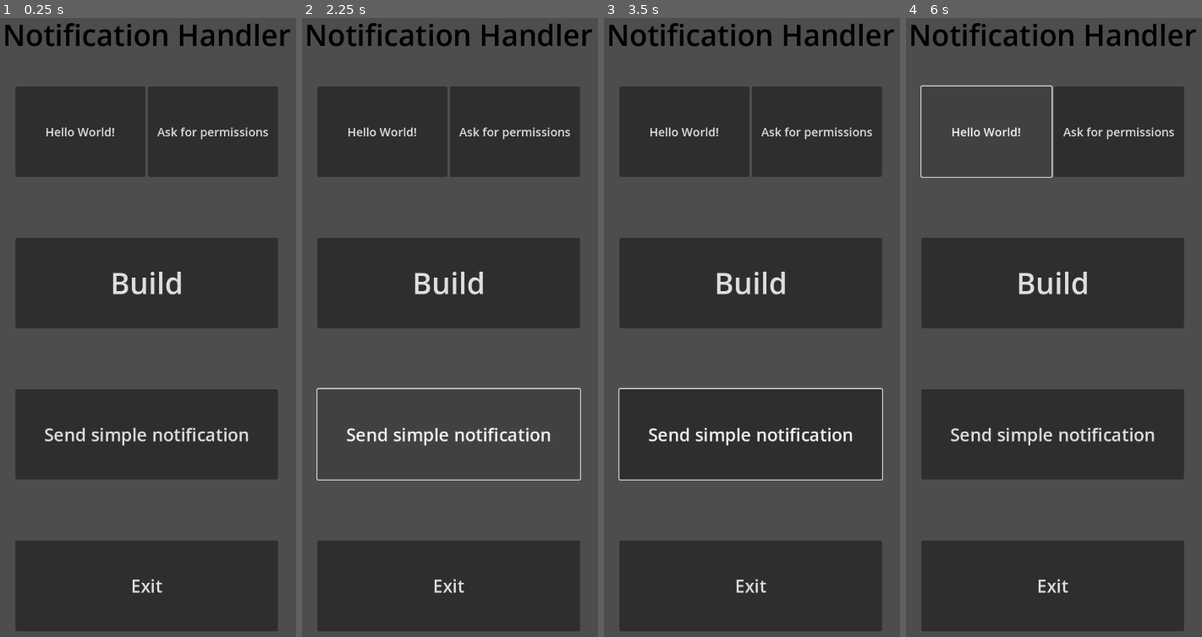
Above: before the commit, frames 1-4 (left to right).
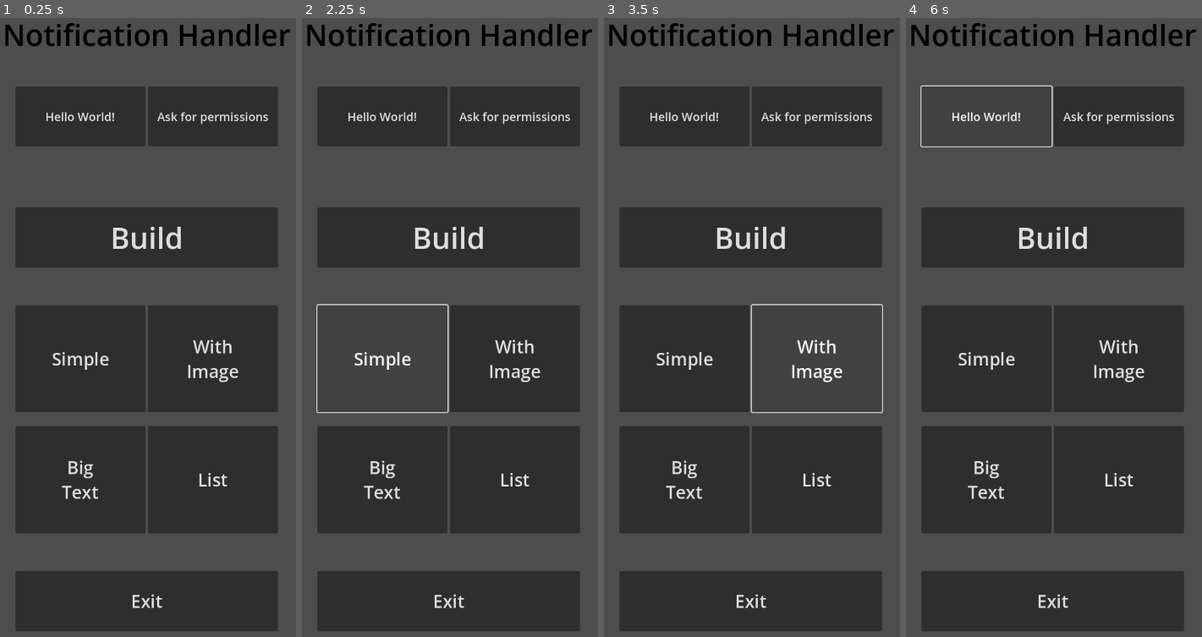
Above: after the commit, the same moments.

Repository: marcosdima/NotificationHandler
Game: Godot game, scene res://main.tscn
Two runs of this game, one before a commit and one after it. Both use one fixed random seed, a clock stepped at 60 frames per second and the inputs below.
Inputs (mouse positions are in pixels of both pictures, inside the frame that each line leads up to):
- Up to frame 1 (0.25 s): no input
- Up to frame 2 (2.25 s): click "Hello World!" at 0.5 s; click "Ask for permissions" at 1.25 s; click "Send simple notification" (after the commit: "Simple") at 2 s
- Up to frame 3 (3.5 s): click (817, 358) at 2.75 s, where only the run after the commit has a clickable "With Image"
- Up to frame 4 (6 s): click (985, 482) at 3.5 s, where only the run after the commit has a clickable "Big Text"; click (1119, 482) at 4.25 s, where only the run after the commit has a clickable "List"; click "Build" at 5 s; click "Hello World!" at 5.75 s

The runs differ from the first frame. In frame 1, 38% of the frame differs, in the area x 5-94%, y 15-96%; in frame 2, 33%; in frame 3, 35%; in frame 4, 36%.

Commit message:
rework: Notification - NotificationData is just a Data class

Diff:
--- a/plugin/demo/main.gd
+++ b/plugin/demo/main.gd
@@ -1,11 +1,17 @@
 extends Control
+
+const BASE = {
+	 "title": "Hello",
+	 "content": "This is a test notification",
+	 "smallIcon": "small_icon.png",
+}
 
 @export var icon: Texture2D
 @onready var scroll: ScrollContainer = $ScrollContainer
 
 var _plugin_name = "NotificationHandler"
 var _channel_id = "news_channel"
-var _small_icon = "small_icon.png"
+var _small_icon = BASE["smallIcon"]
 var _android_plugin
 
 func _ready():
@@ -39,6 +45,11 @@
 		_android_plugin.echo("Hello World!")
 
 
+func _on_permissions_pressed() -> void:
+	if _android_plugin:
+		_android_plugin.requestPostNotificationsPermissions()
+
+
 func _on_build_pressed() -> void:
 	if _android_plugin:
 		var channel_data = {
@@ -53,20 +64,38 @@
 
 func _on_simple_pressed() -> void:
 	if _android_plugin:
-		var title = "Hello"
-		var content = "This is a test notification"
-		var res = _android_plugin.triggerNotification(
-			_channel_id,
-			title,
-			content,
-			_small_icon
-		)
-		print("Result: ", res)
+		var data = JSON.stringify(BASE)
+		var res = _android_plugin.triggerNotification(_channel_id, data)
+		print("Res: ", res)
 
 
-func _on_permissions_pressed() -> void:
+func _on_image_pressed() -> void:
 	if _android_plugin:
-		_android_plugin.requestPostNotificationsPermissions()
+		var aux = { "image": _small_icon }.merged(BASE)
+		var data = JSON.stringify(aux)
+
+		var res = _android_plugin.triggerNotification(_channel_id, data)
+		print("Res: ", res)
+
+
+func _on_list_pressed() -> void:
+	if _android_plugin:
+		var aux = { "lines": ["Line 1", "Line 2", "Line 3"] }.merged(BASE)
+		var data = JSON.stringify(aux)
+
+		var res = _android_plugin.triggerNotification(_channel_id, data)
+		print("Res: ", res)
+
+
+func _on_big_pressed() -> void:
+	if _android_plugin:
+		var aux = {
+			"bigText": "This should be a big text presentation. With title and description. Wow! What! Where! Who! Que!"
+		}.merged(BASE)
+		var data = JSON.stringify(aux)
+
+		var res = _android_plugin.triggerNotification(_channel_id, data)
+		print("Res: ", res)
 
 
 func _on_exit_pressed() -> void:
--- a/plugin/demo/main.tscn
+++ b/plugin/demo/main.tscn
@@ -81,14 +81,53 @@
 size_flags_vertical = 3
 size_flags_stretch_ratio = 0.2
 theme_override_constants/margin_left = 100
-theme_override_constants/margin_top = 50
+theme_override_constants/margin_top = 10
 theme_override_constants/margin_right = 100
-theme_override_constants/margin_bottom = 50
+theme_override_constants/margin_bottom = 10
 
-[node name="Simple" type="Button" parent="ScrollContainer/VBoxContainer/Third"]
+[node name="HBoxContainer" type="HBoxContainer" parent="ScrollContainer/VBoxContainer/Third"]
 layout_mode = 2
+alignment = 1
+
+[node name="Simple" type="Button" parent="ScrollContainer/VBoxContainer/Third/HBoxContainer"]
+layout_mode = 2
+size_flags_horizontal = 3
 theme_override_font_sizes/font_size = 30
-text = "Send simple notification"
+text = "Simple"
+
+[node name="Image" type="Button" parent="ScrollContainer/VBoxContainer/Third/HBoxContainer"]
+layout_mode = 2
+size_flags_horizontal = 3
+theme_override_font_sizes/font_size = 30
+text = "With
+Image"
+
+[node name="Fourth" type="MarginContainer" parent="ScrollContainer/VBoxContainer"]
+layout_mode = 2
+size_flags_vertical = 3
+size_flags_stretch_ratio = 0.2
+theme_override_constants/margin_left = 100
+theme_override_constants/margin_top = 10
+theme_override_constants/margin_right = 100
+theme_override_constants/margin_bottom = 10
+
+[node name="HBoxContainer" type="HBoxContainer" parent="ScrollContainer/VBoxContainer/Fourth"]
+layout_mode = 2
+alignment = 1
+
+[node name="Big" type="Button" parent="ScrollContainer/VBoxContainer/Fourth/HBoxContainer"]
+layout_mode = 2
+size_flags_horizontal = 3
+theme_override_font_sizes/font_size = 30
+text = "Big
+Text"
+
+[node name="List" type="Button" parent="ScrollContainer/VBoxContainer/Fourth/HBoxContainer"]
+layout_mode = 2
+size_flags_horizontal = 3
+theme_override_font_sizes/font_size = 30
+text = "List
+"
 
 [node name="Last" type="MarginContainer" parent="ScrollContainer/VBoxContainer"]
 layout_mode = 2
@@ -107,5 +146,8 @@
 [connection signal="pressed" from="ScrollContainer/VBoxContainer/First/HBoxContainer/Hello" to="." method="_on_hello_pressed"]
 [connection signal="pressed" from="ScrollContainer/VBoxContainer/First/HBoxContainer/Permissions" to="." method="_on_permissions_pressed"]
 [connection signal="pressed" from="ScrollContainer/VBoxContainer/Second/Build" to="." method="_on_build_pressed"]
-[connection signal="pressed" from="ScrollContainer/VBoxContainer/Third/Simple" to="." method="_on_simple_pressed"]
+[connection signal="pressed" from="ScrollContainer/VBoxContainer/Third/HBoxContainer/Simple" to="." method="_on_simple_pressed"]
+[connection signal="pressed" from="ScrollContainer/VBoxContainer/Third/HBoxContainer/Image" to="." method="_on_image_pressed"]
+[connection signal="pressed" from="ScrollContainer/VBoxContainer/Fourth/HBoxContainer/Big" to="." method="_on_big_pressed"]
+[connection signal="pressed" from="ScrollContainer/VBoxContainer/Fourth/HBoxContainer/List" to="." method="_on_list_pressed"]
 [connection signal="pressed" from="ScrollContainer/VBoxContainer/Last/Exit" to="." method="_on_exit_pressed"]
Not shown, changed: plugin/src/main/java/org/godotengine/plugin/android/notifications/ChannelHandler.kt
Not shown, changed: plugin/src/main/java/org/godotengine/plugin/android/notifications/NotificationHandler.kt
Not shown, added: plugin/src/main/java/org/godotengine/plugin/android/notifications/types/Notification.kt
Not shown, added: plugin/src/main/java/org/godotengine/plugin/android/notifications/types/NotificationData.kt
Not shown, removed: plugin/src/main/java/org/godotengine/plugin/android/notifications/types/data/NotificationData.kt
Not shown, added: plugin/src/main/java/org/godotengine/plugin/android/notifications/utils/enums/Importance.kt
Not shown, added: plugin/src/main/java/org/godotengine/plugin/android/notifications/utils/enums/Priority.kt
Not shown, removed: plugin/src/test/java/org/godotengine/plugin/android/notifications/NotificationDataTest.kt
